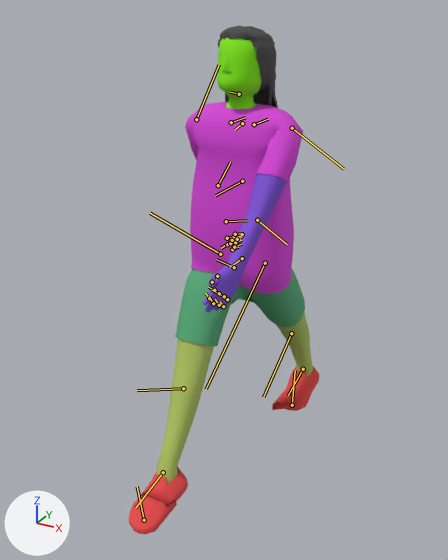
Renders of the FBX model Shadow Valley/Assets/Models/Bob.FBX from each side of a commit.
Both versions are drawn from a camera (50 mm lens) standing at (0.733, -1.399, 1.269) and looking at (-0.028, -0.015, 0.577). Arrows for +X, +Y and +Z are at lower left; the lights stay in place. Both versions are drawn at frame 113 of the action 'Take 001'; the numbers are the values there. The bones that bend it are drawn over the model as lines.

Names of what the first picture shows: 'Bob', 'Hair'.
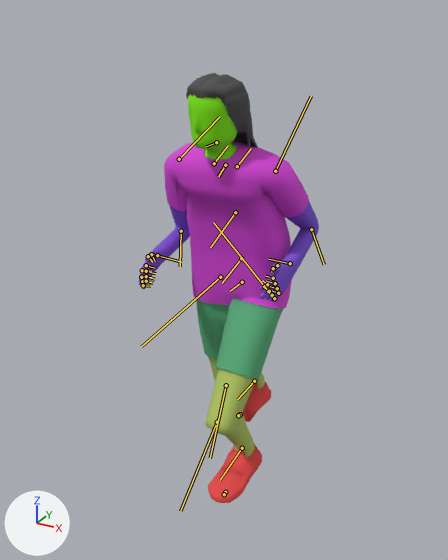
Location of each change, (x1, y1, x2, y2) in pixels of the pictures (448 x 560 px):
'Bob', posed (18% shorter)
    before: (129, 37, 319, 534)
    after: (139, 94, 319, 503)
'Hair', posed (20% wider, 10% shorter)
    before: (218, 25, 278, 108)
    after: (186, 73, 258, 148)
bone 'Bip001 Spine', root to tip
    before: (242, 234) to (221, 248)
    after: (241, 258) to (222, 283)
bone 'Bip001 L Thigh', root to tip
    before: (265, 263) to (206, 389)
    after: (264, 286) to (213, 222)
bone 'Bip001 L Calf', root to tip
    before: (291, 333) to (263, 397)
    after: (217, 422) to (180, 511)
bone 'Bip001 L Foot', root to tip
    before: (303, 369) to (288, 395)
    after: (242, 448) to (220, 480)
bone 'Bip001 L Toe0', root to tip
    before: (292, 405) to (295, 370)
    after: (225, 492) to (225, 490)
bone 'Bip001 R Thigh', root to tip
    before: (220, 254) to (150, 213)
    after: (220, 277) to (141, 346)
bone 'Bip001 R Calf', root to tip
    before: (183, 388) to (137, 390)
    after: (226, 385) to (210, 458)
bone 'Bip001 R Foot', root to tip
    before: (163, 472) to (135, 508)
    after: (254, 381) to (237, 399)
bone 'Bip001 Spine1', root to tip
    before: (242, 181) to (215, 195)
    after: (235, 212) to (210, 247)
bone 'Bip001 L UpperArm', root to tip
    before: (292, 128) to (344, 169)
    after: (275, 171) to (311, 96)
bone 'Bip001 L Forearm', root to tip
    before: (257, 220) to (287, 244)
    after: (311, 229) to (324, 264)
bone 'Bip001 R UpperArm', root to tip
    before: (196, 119) to (219, 64)
    after: (179, 159) to (220, 116)
bone 'Bip001 R Forearm', root to tip
    before: (218, 185) to (230, 162)
    after: (181, 231) to (180, 266)
bone 'Bip001 Head', root to tip
    before: (239, 94) to (230, 92)
    after: (216, 142) to (206, 146)

What the commit changed:
Object 'Bip001' (bone_rig_object) moves from (0.0, 0.041, 0.627) to (0.0, 0.041, 0.555).
Bone 'Bip001 Spine' (bone_bip001_spine) turns from (0, 0, -1) to (0, 0, 13) degrees about its own x, y and z.
Bone 'Bip001 L Thigh' (bone_bip001_l_thigh) moves from (0.0, -0.2, 0.0) to (0.1, 1.7, 0.0).
Bone 'Bip001 L Thigh' (bone_bip001_l_thigh) turns from (0, 0, -41) to (0, 0, 51) degrees about its own x, y and z.
Bone 'Bip001 L Calf' (bone_bip001_l_calf) turns from (0, 0, 14) to (0, 0, -70) degrees about its own x, y and z.
Bone 'Bip001 L Foot' (bone_bip001_l_foot) turns from (0, 0, 11) to (0, 0, 25) degrees about its own x, y and z.
Bone 'Bip001 L Toe0' (bone_bip001_l_toe0) turns from (0, 0, 22) to (0, 0, 0) degrees about its own x, y and z.
Bone 'Bip001 R Thigh' (bone_bip001_r_thigh) moves from (0.0, -0.2, 0.0) to (0.1, 1.7, 0.0).
Bone 'Bip001 R Thigh' (bone_bip001_r_thigh) turns from (0, 0, 26) to (0, 0, 2) degrees about its own x, y and z.
Bone 'Bip001 R Calf' (bone_bip001_r_calf) turns from (0, 0, 8) to (0, 0, -48) degrees about its own x, y and z.
Bone 'Bip001 R Foot' (bone_bip001_r_foot) turns from (0, 0, -43) to (0, 0, 59) degrees about its own x, y and z.
Bone 'Bip001 Spine1' (bone_bip001_spine1) moves from (-0.4, 0.4, 0.0) to (-0.5, 0.4, 0.0).
Bone 'Bip001 Spine1' (bone_bip001_spine1) turns from (0, 0, 3) to (0, 0, 9) degrees about its own x, y and z.
Bone 'Bip001 L UpperArm' (bone_bip001_l_upperarm) turns from (-71, 49, -92) to (37, 72, 37) degrees about its own x, y and z.
Bone 'Bip001 L Forearm' (bone_bip001_l_forearm) turns from (0, 0, 4) to (0, 0, -90) degrees about its own x, y and z.
Bone 'Bip001 R UpperArm' (bone_bip001_r_upperarm) turns from (-88, -67, 80) to (35, -71, -33) degrees about its own x, y and z.
Bone 'Bip001 R Forearm' (bone_bip001_r_forearm) turns from (0, 0, 1) to (0, 0, -82) degrees about its own x, y and z.
Bone 'Bip001 Head' (bone_bip001_head) turns from (-5, -2, -16) to (-5, -2, -20) degrees about its own x, y and z.
